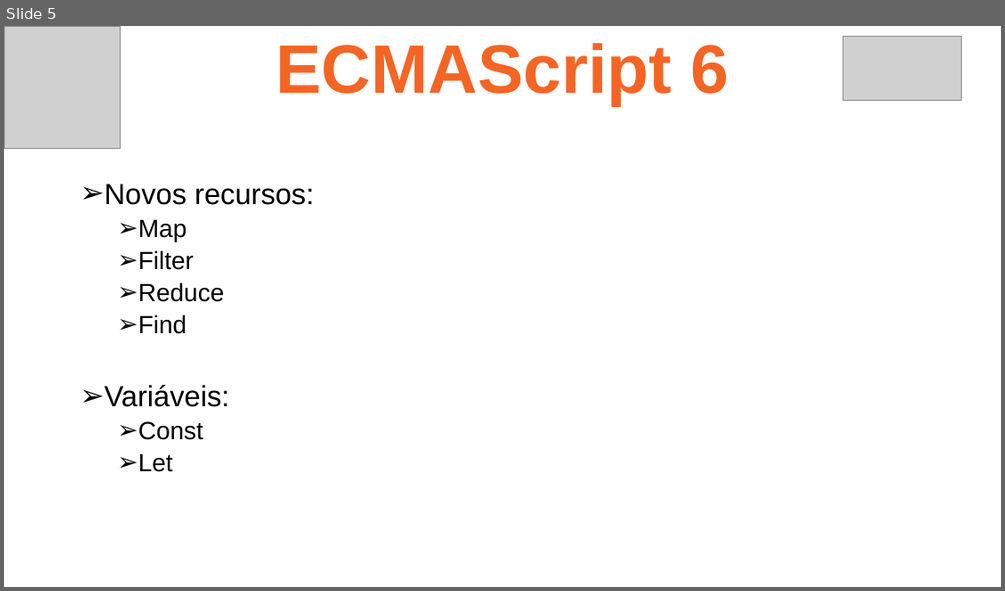
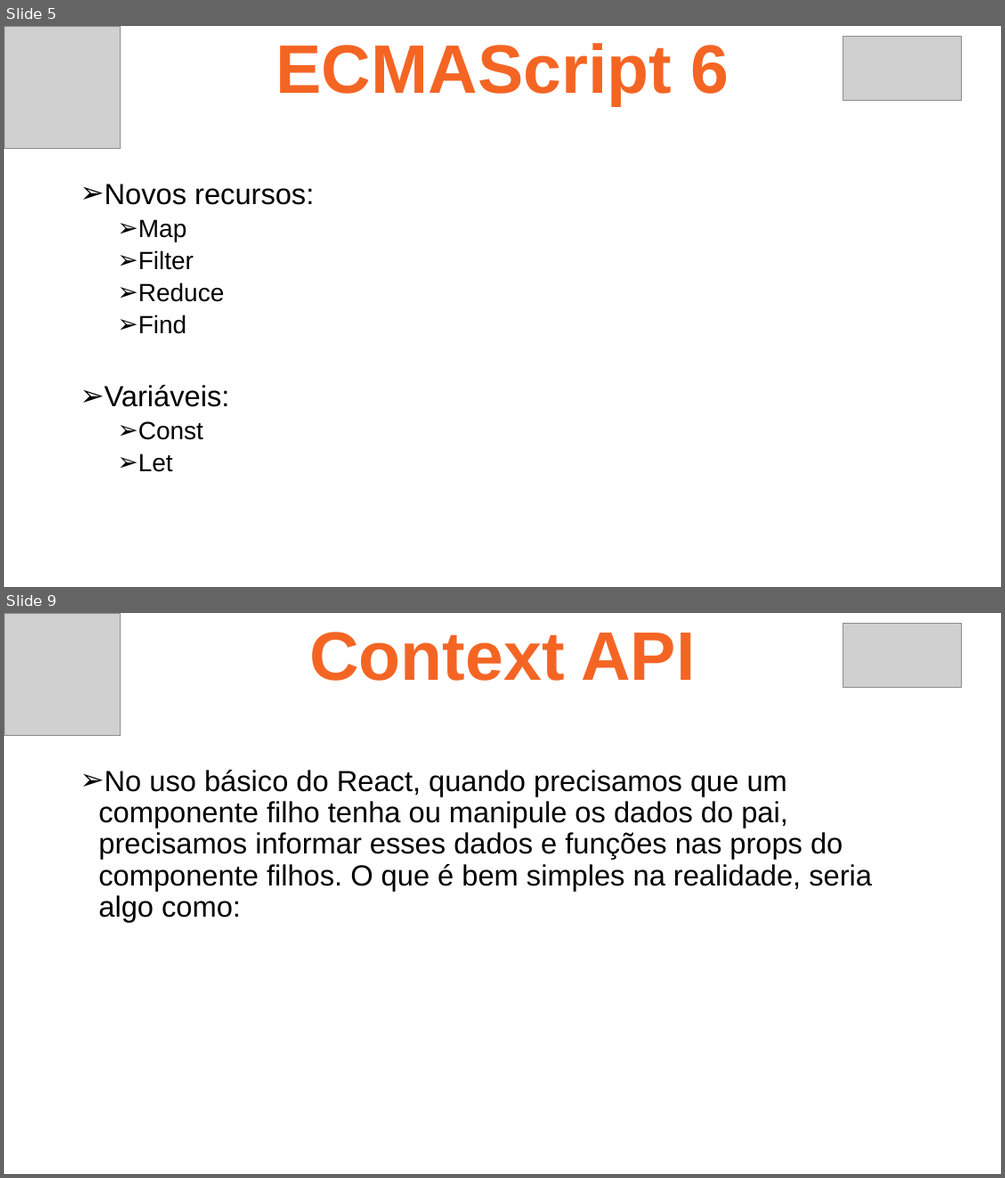
Before and after one commit to ruan4f/Treinamento_Node_React, a slide deck: material/ReactAula2.pptx. Shown one above the other, each under a label of ours: slide 5 before the commit, slides 5 and 9 after it; the slides between them are not shown. The pictures are 1005x591 and 1005x1178 pixels, drawn with LibreOffice and Linux fonts; fonts in the diff are those of the drawing; grey boxes stand for pictures. Boxes give left, top, right and bottom in pixels: in the first picture for what was removed or moved away, otherwise in the second. Text is boxed around its words. In the diff, an @@ line names an element or a change of style, - is before the commit and + after.

```diff
--- a/material/ReactAula2.pptx
+++ b/material/ReactAula2.pptx
@@ slide 9 added at <box>4,613,1001,1174</box>, background #FFFFFF @@
@@ picture added at <box>4,613,120,736</box> @@
@@ text added at <box>309,632,695,681</box>, 66 pt, text #F46524, bold @@
+Context API
@@ picture added at <box>843,623,961,687</box> @@
@@ text added at <box>98,770,872,922</box>, 28 pt, text #000000 @@
+➢ No uso básico do React, quando precisamos que um componente filho tenha ou manipule os dados do pai, precisamos informar esses dados e funções nas props do componente filhos. O que é bem simples na realidade, seria algo como:
```
Also in this commit, not shown: 5 other slides added, 2 other files.
